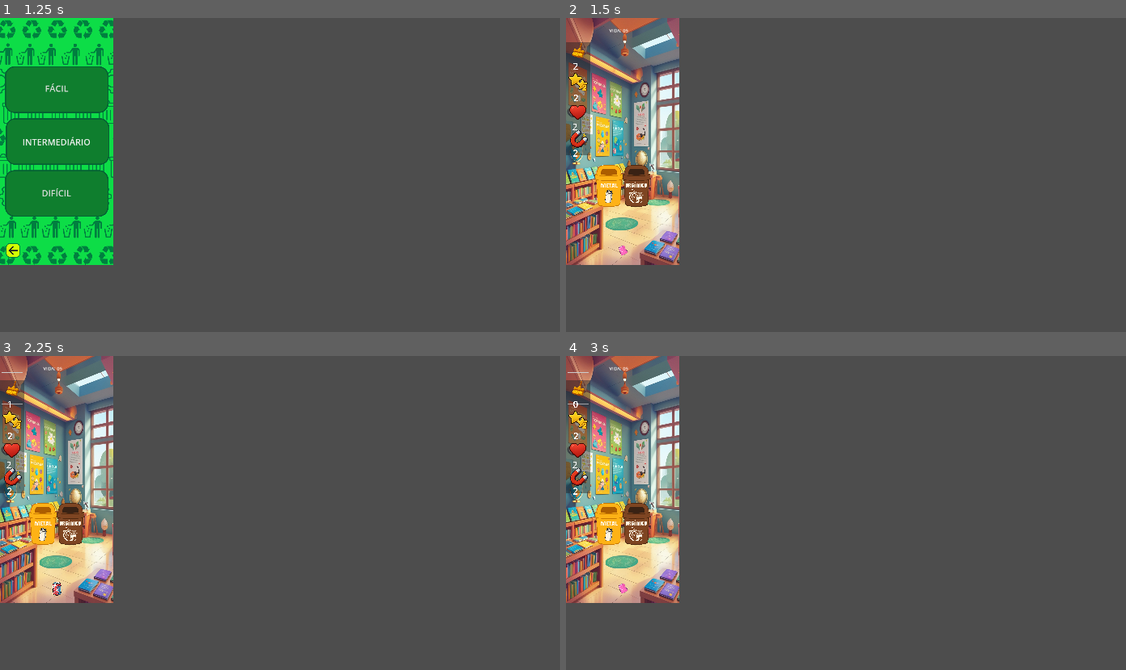
Above: before the commit, frames 1-4 (two rows, left to right).
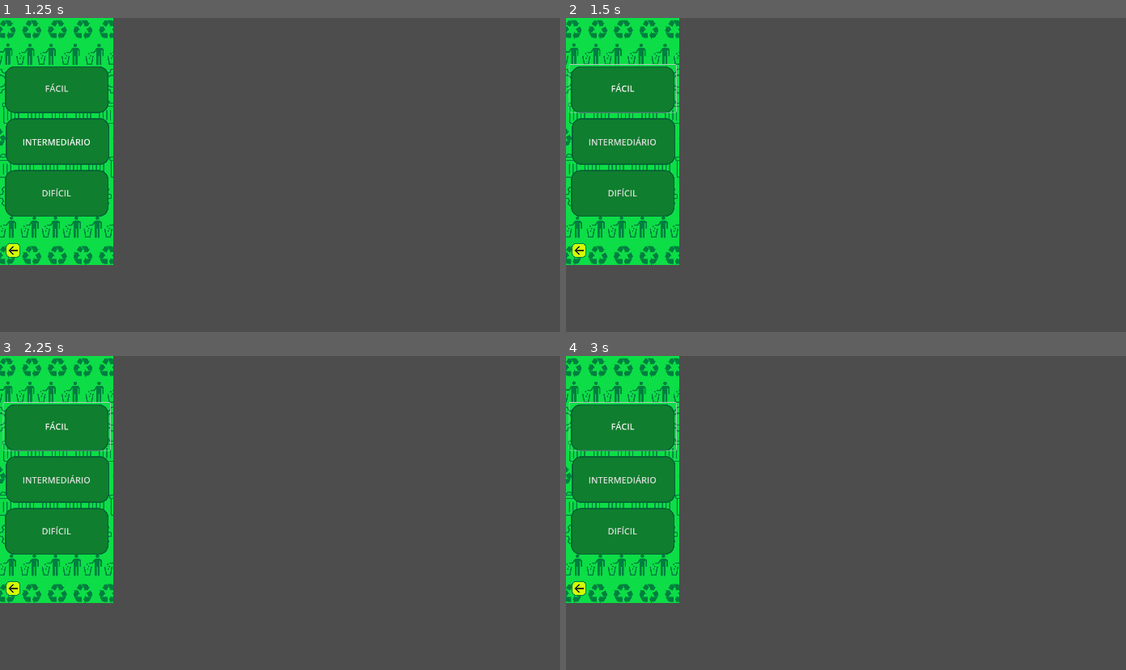
Above: after the commit, the same moments.

Repository: Liperasz/pi-missao-reciclavel
Game: Godot game, scene res://scenes/interface/tela_inicial.tscn
Two runs of this game, one before a commit and one after it. Both use one fixed random seed, a clock stepped at 60 frames per second and the inputs below.
Inputs (mouse positions are in pixels of both pictures, inside the frame that each line leads up to):
- Up to frame 1 (1.25 s): click (56, 137) at 0.5 s
- Up to frame 2 (1.5 s): click "FÁCIL" at 1.25 s
- Up to frame 3 (2.25 s): click (11, 387) at 2 s, where only the run before the commit has a clickable "2"
- Up to frame 4 (3 s): click (577, 387) at 2.75 s, where only the run before the commit has a clickable "1"

Frame 1 is identical in both runs. In frame 2, 16% of the frame differs, in the area x 0-21%, y 0-79%; in frame 3, 16%; in frame 4, 16%.

Commit message:
adicionando botao de voltar para o menu principal

Diff:
--- a/scenes/interface/score_screen.tscn
+++ b/scenes/interface/score_screen.tscn
@@ -1,7 +1,7 @@
 [gd_scene load_steps=4 format=3 uid="uid://dnktfik5n5mhp"]
 
 [ext_resource type="Script" uid="uid://c5e4l88fnojul" path="res://scripts/ScoreScreen/score_screen.gd" id="1_gu7kj"]
-[ext_resource type="Texture2D" uid="uid://cw1n07u1c2rju" path="res://assets/interface/pontuacao/pontuacao.png" id="2_68huu"]
+[ext_resource type="Texture2D" uid="uid://ckpa6bw5rd8s6" path="res://assets/interface/pontuacao/score.png" id="2_gu7kj"]
 [ext_resource type="Texture2D" uid="uid://d3lo75fip0r05" path="res://assets/interface/pontuacao/trofeu.png" id="3_g3dih"]
 
 [node name="ScoreScreen" type="Node2D"]
@@ -11,7 +11,7 @@
 offset_right = 972.0
 offset_bottom = 2127.0
 scale = Vector2(0.4, 0.4)
-texture = ExtResource("2_68huu")
+texture = ExtResource("2_gu7kj")
 
 [node name="Trofeu" type="TextureRect" parent="."]
 offset_left = 126.0
@@ -57,4 +57,24 @@
 horizontal_alignment = 1
 vertical_alignment = 1
 
+[node name="TextureButton2" type="Button" parent="."]
+offset_left = 51.0
+offset_top = 716.0
+offset_right = 331.0
+offset_bottom = 782.0
+theme_override_colors/font_color = Color(0, 0, 0, 1)
+flat = true
+
+[node name="LabelButton" type="Label" parent="TextureButton2"]
+layout_mode = 0
+offset_left = 9.0
+offset_top = 1.0
+offset_right = 273.0
+offset_bottom = 64.0
+theme_override_colors/font_color = Color(0, 0, 0, 1)
+theme_override_font_sizes/font_size = 30
+horizontal_alignment = 1
+vertical_alignment = 1
+
 [connection signal="button_up" from="TextureButton" to="." method="_on_texture_button_button_up"]
+[connection signal="button_up" from="TextureButton2" to="." method="_on_texture_button_2_button_up"]
--- /dev/null
+++ b/scenes/level/level_com_vida.tscn
@@ -0,0 +1,28 @@
+[gd_scene load_steps=5 format=3 uid="uid://c5exf7ufoyvw2"]
+
+[ext_resource type="Script" uid="uid://if2mtxuonmc5" path="res://scripts/level/level_com_vida.gd" id="1_vsfgd"]
+[ext_resource type="PackedScene" uid="uid://dm0nv7mdhpm30" path="res://scenes/recycle_bin/recycle_bin.tscn" id="2_s7uf1"]
+[ext_resource type="PackedScene" uid="uid://cju2hkmd3d61g" path="res://scenes/trash/trash.tscn" id="3_2cs12"]
+[ext_resource type="PackedScene" uid="uid://c3hnv30m52if5" path="res://scenes/inventario/inventario_level_com_vidas.tscn" id="4_a225p"]
+
+[node name="Scene" type="Node2D"]
+script = ExtResource("1_vsfgd")
+
+[node name="Background" type="TextureRect" parent="."]
+offset_right = 972.0
+offset_bottom = 2127.0
+scale = Vector2(0.4, 0.4)
+
+[node name="Recycle_bin" parent="." instance=ExtResource("2_s7uf1")]
+
+[node name="Trash" parent="." instance=ExtResource("3_2cs12")]
+
+[node name="LabelVida" type="Label" parent="."]
+offset_left = 148.0
+offset_top = 31.0
+offset_right = 250.0
+offset_bottom = 54.0
+text = "VIDA:"
+metadata/_edit_use_anchors_ = true
+
+[node name="inventario_level_com_vidas" parent="." instance=ExtResource("4_a225p")]
--- /dev/null
+++ b/scenes/level/level_padrao.tscn
@@ -0,0 +1,17 @@
+[gd_scene load_steps=4 format=3 uid="uid://d2npnbaca7h3i"]
+
+[ext_resource type="PackedScene" uid="uid://dm0nv7mdhpm30" path="res://scenes/recycle_bin/recycle_bin.tscn" id="1_2d864"]
+[ext_resource type="Script" uid="uid://ixnc8ibqekau" path="res://scripts/level/level_padrao.gd" id="1_317n5"]
+[ext_resource type="PackedScene" uid="uid://cju2hkmd3d61g" path="res://scenes/trash/trash.tscn" id="2_317n5"]
+
+[node name="Scene" type="Node2D"]
+script = ExtResource("1_317n5")
+
+[node name="Background" type="TextureRect" parent="."]
+offset_right = 972.0
+offset_bottom = 2127.0
+scale = Vector2(0.4, 0.4)
+
+[node name="Recycle_bin" parent="." instance=ExtResource("1_2d864")]
+
+[node name="Trash" parent="." instance=ExtResource("2_317n5")]
--- /dev/null
+++ b/scenes/level/levelcomtempo.tscn
@@ -0,0 +1,31 @@
+[gd_scene load_steps=5 format=3 uid="uid://cfst6x46yaxhv"]
+
+[ext_resource type="Script" uid="uid://b5dc5diro5arx" path="res://scripts/level/levelcomtempo.gd" id="1_i44o4"]
+[ext_resource type="PackedScene" uid="uid://dm0nv7mdhpm30" path="res://scenes/recycle_bin/recycle_bin.tscn" id="2_5w1ip"]
+[ext_resource type="PackedScene" uid="uid://cju2hkmd3d61g" path="res://scenes/trash/trash.tscn" id="3_slo4h"]
+[ext_resource type="PackedScene" uid="uid://oyjy8ja3pii5" path="res://scenes/inventario/inventario_level_com_tempo.tscn" id="4_td6w4"]
+
+[node name="levelcomtempo" type="Node2D"]
+script = ExtResource("1_i44o4")
+
+[node name="Timer_do_jogo" type="Timer" parent="."]
+unique_name_in_owner = true
+autostart = true
+
+[node name="Background" type="TextureRect" parent="."]
+offset_right = 972.0
+offset_bottom = 2127.0
+scale = Vector2(0.4, 0.4)
+
+[node name="Recycle_bin" parent="." instance=ExtResource("2_5w1ip")]
+
+[node name="Trash" parent="." instance=ExtResource("3_slo4h")]
+
+[node name="LabelTempo" type="Label" parent="."]
+offset_left = 148.0
+offset_top = 31.0
+offset_right = 250.0
+offset_bottom = 54.0
+text = "TEMPO:"
+
+[node name="inventario_tempo" parent="." instance=ExtResource("4_td6w4")]
--- a/scenes/level_com_vida/level_com_vida.tscn
+++ /dev/null
@@ -1,28 +0,0 @@
-[gd_scene load_steps=5 format=3 uid="uid://c5exf7ufoyvw2"]
-
-[ext_resource type="Script" uid="uid://if2mtxuonmc5" path="res://scripts/level_com_vida/level_com_vida.gd" id="1_otpy5"]
-[ext_resource type="PackedScene" uid="uid://dm0nv7mdhpm30" path="res://scenes/recycle_bin/recycle_bin.tscn" id="2_v5e1l"]
-[ext_resource type="PackedScene" uid="uid://cju2hkmd3d61g" path="res://scenes/trash/trash.tscn" id="3_tat4g"]
-[ext_resource type="PackedScene" uid="uid://c3hnv30m52if5" path="res://scenes/inventario/inventario_level_com_vidas.tscn" id="4_cuj34"]
-
-[node name="Scene" type="Node2D"]
-script = ExtResource("1_otpy5")
-
-[node name="Background" type="TextureRect" parent="."]
-offset_right = 972.0
-offset_bottom = 2127.0
-scale = Vector2(0.4, 0.4)
-
-[node name="Recycle_bin" parent="." instance=ExtResource("2_v5e1l")]
-
-[node name="Trash" parent="." instance=ExtResource("3_tat4g")]
-
-[node name="LabelVida" type="Label" parent="."]
-offset_left = 148.0
-offset_top = 31.0
-offset_right = 250.0
-offset_bottom = 54.0
-text = "VIDA:"
-metadata/_edit_use_anchors_ = true
-
-[node name="inventario_level_com_vidas" parent="." instance=ExtResource("4_cuj34")]
--- a/scenes/levelcomtempo/levelcomtempo.tscn
+++ /dev/null
@@ -1,31 +0,0 @@
-[gd_scene load_steps=5 format=3 uid="uid://cfst6x46yaxhv"]
-
-[ext_resource type="Script" uid="uid://b5dc5diro5arx" path="res://scripts/levelcomtempo/levelcomtempo.gd" id="1_y2prq"]
-[ext_resource type="PackedScene" uid="uid://dm0nv7mdhpm30" path="res://scenes/recycle_bin/recycle_bin.tscn" id="2_lrtyt"]
-[ext_resource type="PackedScene" uid="uid://cju2hkmd3d61g" path="res://scenes/trash/trash.tscn" id="3_o1vev"]
-[ext_resource type="PackedScene" uid="uid://oyjy8ja3pii5" path="res://scenes/inventario/inventario_level_com_tempo.tscn" id="4_lrtyt"]
-
-[node name="levelcomtempo" type="Node2D"]
-script = ExtResource("1_y2prq")
-
-[node name="Timer_do_jogo" type="Timer" parent="."]
-unique_name_in_owner = true
-autostart = true
-
-[node name="Background" type="TextureRect" parent="."]
-offset_right = 972.0
-offset_bottom = 2127.0
-scale = Vector2(0.4, 0.4)
-
-[node name="Recycle_bin" parent="." instance=ExtResource("2_lrtyt")]
-
-[node name="Trash" parent="." instance=ExtResource("3_o1vev")]
-
-[node name="LabelTempo" type="Label" parent="."]
-offset_left = 148.0
-offset_top = 31.0
-offset_right = 250.0
-offset_bottom = 54.0
-text = "TEMPO:"
-
-[node name="inventario_tempo" parent="." instance=ExtResource("4_lrtyt")]
--- a/scripts/ScoreScreen/score_screen.gd
+++ b/scripts/ScoreScreen/score_screen.gd
@@ -1,13 +1,26 @@
 extends Node2D
 
-signal fechar
+signal fechar(acao: String)
 
 var estrela_textura: Texture2D = load("res://assets/powers/pontuacao.png")
+var background_padrao = load("res://assets/interface/pontuacao/score.png")
+var background_missao = load("res://assets/interface/pontuacao/pontuacao.png")
+
+@onready var background: TextureRect = get_node("Fundo")
 
 func _ready():
 
+	if global.missao_diaria:
+		background.texture = background_missao
+		$TextureButton2.visible = false
+		$TextureButton2.disabled = true
+	else:
+		background.texture = background_padrao
+		$TextureButton2.visible = true
+		$TextureButton2.disabled = false
+
 #mensagem conforme seu desenvolvimento
-	if global.estrelas == 3:
+	if global.estrelas >= 3:
 		$LabelFeedback.text = "Perfeito!"
 	elif global.estrelas == 2:
 		$LabelFeedback.text = "Muito bom!"
@@ -18,7 +31,10 @@
 
 	exibir_estrelas(global.estrelas)
 	# Texto do botão (LabelButton está dentro do TextureButton)
-	if global.estrelas >= 1:
+	if global.missao_diaria:
+		$TextureButton/LabelButton.text = "Menu Principal"
+
+	elif global.estrelas >= 1:
 		global.som_Vitoria()
 
 		$TextureButton/LabelButton.text = "Jogar fase " +str(global.player_level + 1)
@@ -27,10 +43,18 @@
 		global.som_Game_over()
 		$TextureButton/LabelButton.text = "Repetir fase " +str(global.player_level)
 
+	$TextureButton2/LabelButton.text = "Menu Principal"
+
 func _on_texture_button_button_up() -> void:
 	global.som_click()
-	emit_signal("fechar")
+	emit_signal("fechar", "continuar")
 	queue_free()
+
+func _on_texture_button_2_button_up() -> void:
+	global.som_click()
+	emit_signal("fechar", "menu")
+	queue_free()
+
 
 func exibir_estrelas(estrelas : int):
 	var espaco_label = 250/max(estrelas, 1)
--- a/scripts/interface/fase.gd
+++ b/scripts/interface/fase.gd
@@ -3,9 +3,9 @@
 func _on_jogar_button_up() -> void:
 	global.som_click()
 	if global.modo_tempo == true:
-		get_tree().change_scene_to_file("res://scenes/levelcomtempo/levelcomtempo.tscn")
+		get_tree().change_scene_to_file("res://scenes/level/levelcomtempo.tscn")
 	else:
-		get_tree().change_scene_to_file("res://scenes/level_com_vida/level_com_vida.tscn")
+		get_tree().change_scene_to_file("res://scenes/level/level_com_vida.tscn")
 
 func _on_voltar_button_up() -> void:
 	global.som_click()
--- a/scripts/interface/missoes_diarias.gd
+++ b/scripts/interface/missoes_diarias.gd
@@ -50,7 +50,8 @@
 
 # Atualiza o estado dos botões de missão (habilitar/desabilitar)
 func update_mission_buttons_state():
-	var mission_played = has_mission_been_played_today()
+	#var mission_played = has_mission_been_played_today()
+	var mission_played = false
 
 	var missao_1_button = get_node("missao1")
 	var missao_2_button = get_node("missao2")
@@ -67,9 +68,10 @@
 	if mission_played:
 		print("As missões diárias já foram completadas hoje. Volte amanhã!")
 
+	#lembrar de colocar os NOT denovo nas funções
 func _on_missao_1_button_up() -> void:
 	global.som_click()
-	if not has_mission_been_played_today():
+	if has_mission_been_played_today():
 		global.player_level = 1
 		global.multiplicador = 2
 		global.missao_diaria = true
@@ -82,7 +84,7 @@
 
 func _on_missao_2_button_up() -> void:
 	global.som_click()
-	if not has_mission_been_played_today():
+	if has_mission_been_played_today():
 		global.player_level = 2
 		global.multiplicador = 2.5
 		global.missao_diaria = true
@@ -95,7 +97,7 @@
 
 func _on_missao_3_button_up() -> void:
 	global.som_click()
-	if not has_mission_been_played_today():
+	if has_mission_been_played_today():
 		global.player_level = 4
 		global.multiplicador = 3
 		global.missao_diaria = true
@@ -115,6 +117,6 @@
 	rng.randomize()
 	var numero_aleatorio = rng.randi_range(0, 1)
 	if numero_aleatorio == 1:
-		get_tree().change_scene_to_file("res://scenes/levelcomtempo/levelcomtempo.tscn")
+		get_tree().change_scene_to_file("res://scenes/level/levelcomtempo.tscn")
 	else:
-		get_tree().change_scene_to_file("res://scenes/level_com_vida/level_com_vida.tscn")
+		get_tree().change_scene_to_file("res://scenes/level/level_com_vida.tscn")
--- a/scripts/interface/pontuacao.gd
+++ b/scripts/interface/pontuacao.gd
@@ -17,9 +17,9 @@
 	labelPontuacao.text = str(global.pontos)
 
 # Calcula o número de estrelas com base nos pontos
-# acertos maior que 80 são 3 estrelas
-# acertos maior que 50 são 2 estrelas
-# acertos maior que 5 são 1 estrela
+# acertos maior que 75% são 3 estrelas
+# acertos maior que 50% são 2 estrelas
+# acertos maior que 25% são 1 estrela
 func calcular_estrelas(pontos: int, pontuacao_maxima: int) -> int:
 	if pontuacao_maxima == 0: # Segurança para não dividir por zero
 		return 0
--- a/scripts/interface/selecionar_fase.gd
+++ b/scripts/interface/selecionar_fase.gd
@@ -13,7 +13,7 @@
 
 func _on_voltar_button_up() -> void:
 	global.som_click()
-	get_tree().change_scene_to_file("res://scenes/interface/tela_inicial.tscn")
+	get_tree().change_scene_to_file("res://scenes/interface/escolher_modo.tscn")
 
 
 func _on_fase_1_button_up() -> void:
--- /dev/null
+++ b/scripts/level/level_com_vida.gd
@@ -0,0 +1,221 @@
+extends Node2D
+
+@onready var recyble_bin_container: StaticBody2D = get_node("Recycle_bin")
+@onready var trash_container: Node2D = get_node("Trash")
+@onready var background: TextureRect = get_node("Background")
+@onready var label_vida: Label = get_node("LabelVida")
+
+var scenarios = [
+	"biblioteca",
+	"cidade",
+	"construcao",
+	"deserto",
+	"fazenda",
+	#falta 3 cenários que não consegui carregar no godot
+	"parque_diversao",
+	"praia"
+]
+
+var trash_types = [
+	"metal",
+	"organico",
+	"papel",
+	"plastico",
+	"vidro"
+]
+
+var scenario = ""
+var types_in_level = []
+
+var recycle_bin_scene = preload("res://scenes/recycle_bin/recycle_bin.tscn")
+var trash_scene = preload("res://scenes/trash/trash.tscn")
+var pontuacao_scene = preload("res://scenes/interface/pontuacao.tscn")
+var score_scene = preload("res://scenes/interface/score_screen.tscn")
+
+@onready var trash_quant: int
+@onready var recycle_bin_quant: int
+var destroyed_trash = 0
+
+# Called when the node enters the scene tree for the first time.
+func _ready() -> void:
+	global.som_Entrada()
+	choose_scenario()
+	choose_trash_types()
+	create_recycle_bins()
+	create_trash()
+	atualizar_label()
+
+# Called every frame. 'delta' is the elapsed time since the previous frame.
+func _process(delta: float) -> void:
+	atualizar_label()
+
+
+func choose_scenario() -> void:
+	scenario = scenarios.pick_random()
+	var path = "res://assets/scenarios/%s.png" % scenario
+	background.texture = load(path)
+
+func atualizar_label():
+	label_vida.text =  "VIDA: " + str("%02d" % [global.qtd_vida])
+	if global.qtd_vida <= 0:
+		global.qtd_vida = global.vidas
+		finalizou_a_fase()
+
+func choose_trash_types() -> void:
+	types_in_level = trash_types
+	types_in_level.shuffle()
+
+	if global.player_level == 1:
+		recycle_bin_quant = 2
+		trash_quant =3
+
+	elif global.player_level == 2:
+		recycle_bin_quant = 3
+		trash_quant =5
+
+	elif global.player_level == 3:
+		recycle_bin_quant = 4
+		trash_quant =7
+	else:
+		recycle_bin_quant = 4
+		trash_quant =10
+
+
+	types_in_level = types_in_level.slice(0, recycle_bin_quant)
+
+
+func create_recycle_bins() -> void:
+
+	var bin_spacing = 90
+	var bin_width = 80
+
+	var total_width = (types_in_level.size() - 1) * bin_spacing + bin_width
+
+	var start_x = (370 - total_width) / 2 + bin_width / 2
+
+	for i in types_in_level.size():
+		var type = types_in_level[i].to_upper()
+		var recycle_bin = recycle_bin_scene.instantiate()
+		recycle_bin.type = type
+
+		var x = start_x + i * bin_spacing
+		var y = 550
+
+		recycle_bin.position = Vector2(x, y)
+		recyble_bin_container.add_child(recycle_bin)
+
+func create_trash():
+	if destroyed_trash >= trash_quant:
+		print("Fase completada")
+		finalizou_a_fase()
+		return
+
+	var random_type = types_in_level.pick_random()
+	var trash = trash_scene.instantiate()
+	trash.type = random_type
+	trash.scenario = scenario
+	trash.position = Vector2(195, 800)
+	trash_container.add_child(trash)
+	print("Adicionado à cena:", trash.name)
+	print("Trash container tem %d filhos" % trash_container.get_child_count())
+	for child in trash_container.get_children():
+		print("Filho:", child.name, "Posição:", child.position, "Visível:", child.visible)
+
+
+	trash.connect("is_on_right_bin", Callable(self, "on_trash_dropped"))
+
+func on_trash_dropped(trash):
+	tocar_som(trash.type)
+	destroyed_trash += 1
+	trash.queue_free()
+
+	if destroyed_trash >= trash_quant:
+		print("destroyed_trash ", destroyed_trash)
+		print(" trash_quan ", trash_quant)
+		finalizou_a_fase()
+
+	else:
+		create_trash()
+
+func zerar_variaveis_globais():
+	global.acertos_pontuacao = 0
+	global.erros_pontuacao = 0
+	global.estrelas = 0
+	global.pontos = 0
+
+func finalizou_a_fase():
+	print("Acabou a fase", global.player_level)
+	print("Acertos", global.acertos_pontuacao)
+	print("Erros", global.erros_pontuacao)
+
+	var pontuacao = pontuacao_scene.instantiate()
+	var pontuacao_maxima = trash_quant * 10
+	pontuacao.pontuacao_maxima = pontuacao_maxima
+
+	add_child(pontuacao)
+	await pontuacao.fechar_tela_pontuacao
+
+	var score = score_scene.instantiate()
+	add_child(score)
+
+	var acao_escolhida = await score.fechar
+	zerar_variaveis_globais()
+	if global.missao_diaria == true:
+		global.missao_diaria = false
+		get_tree().change_scene_to_file("res://scenes/interface/tela_inicial.tscn")
+	else:
+		if acao_escolhida == "menu":
+			get_tree().change_scene_to_file("res://scenes/interface/selecionar_fase.tscn")
+		else:
+			get_tree().reload_current_scene()
+
+func limpar_lixo_poder():
+	#for child in trash_container.get_children():
+		#print("Filho encontrado:", child.name, "Tipo:", child)
+	if trash_container.get_child_count() > 0:
+		for child in trash_container.get_children():
+			if child is Trash:
+				print("Limpou um lixo:", child.name)
+				child.queue_free()
+				await get_tree().create_timer(0.05)
+				destroyed_trash += 1
+				global.acertos_pontuacao += 1
+				if destroyed_trash >= trash_quant:
+					#print("destroyed_trash ", destroyed_trash)
+					#print(" trash_quan ", trash_quant)
+					finalizou_a_fase()
+				else:
+					create_trash()
+				break
+
+func super_ima_poder():
+	if trash_container.get_child_count() > 0:
+		for child in trash_container.get_children():
+			if child is Trash and child.type == "metal":
+				#print("Limpou um lixo:", child.name)
+				child.queue_free()
+				await get_tree().create_timer(0.05)
+				destroyed_trash += 1
+				global.acertos_pontuacao += 1
+				if destroyed_trash >= trash_quant:
+					#print("destroyed_trash ", destroyed_trash)
+					#print(" trash_quan ", trash_quant)
+					finalizou_a_fase()
+				else:
+					create_trash()
+				break
+
+func tocar_som(random_type):
+	var tocar = AudioStreamPlayer.new()
+	var audio_path = "res://assets/song/Arrasta_%s.wav" % random_type
+	var som = load(audio_path)
+
+	if som == null:
+		push_error("Pasta não encontrada: " + audio_path)
+		return
+
+	tocar.stream = som
+	add_child(tocar)
+	tocar.play()
+	await tocar.finished
+	tocar.queue_free()
--- a/scripts/level_com_vida/level_com_vida.gd
+++ b/scripts/level/level_padrao.gd
@@ -3,7 +3,7 @@
 @onready var recyble_bin_container: StaticBody2D = get_node("Recycle_bin")
 @onready var trash_container: Node2D = get_node("Trash")
 @onready var background: TextureRect = get_node("Background")
-@onready var label_vida: Label = get_node("LabelVida")
+
 
 var scenarios = [
 	"biblioteca",
@@ -11,7 +11,6 @@
 	"construcao",
 	"deserto",
 	"fazenda",
-	#falta 3 cenários que não consegui carregar no godot
 	"parque_diversao",
 	"praia"
 ]
@@ -43,11 +42,10 @@
 	choose_trash_types()
 	create_recycle_bins()
 	create_trash()
-	atualizar_label()
 
 # Called every frame. 'delta' is the elapsed time since the previous frame.
 func _process(delta: float) -> void:
-	atualizar_label()
+	pass
 
 
 func choose_scenario() -> void:
@@ -55,11 +53,6 @@
 	var path = "res://assets/scenarios/%s.png" % scenario
 	background.texture = load(path)
 
-func atualizar_label():
-	label_vida.text =  "VIDA: " + str("%02d" % [global.qtd_vida])
-	if global.qtd_vida <= 0:
-		global.qtd_vida = global.vidas
-		finalizou_a_fase()
 
 func choose_trash_types() -> void:
 	types_in_level = trash_types
@@ -67,18 +60,18 @@
 
 	if global.player_level == 1:
 		recycle_bin_quant = 2
-		trash_quant =3
+		trash_quant = 3
 
 	elif global.player_level == 2:
 		recycle_bin_quant = 3
-		trash_quant =5
+		trash_quant = 5
 
 	elif global.player_level == 3:
 		recycle_bin_quant = 4
-		trash_quant =7
+		trash_quant = 7
 	else:
 		recycle_bin_quant = 4
-		trash_quant =10
+		trash_quant = 10
 
 
 	types_in_level = types_in_level.slice(0, recycle_bin_quant)
@@ -116,11 +109,6 @@
 	trash.scenario = scenario
 	trash.position = Vector2(195, 800)
 	trash_container.add_child(trash)
-	print("Adicionado à cena:", trash.name)
-	print("Trash container tem %d filhos" % trash_container.get_child_count())
-	for child in trash_container.get_children():
-		print("Filho:", child.name, "Posição:", child.position, "Visível:", child.visible)
-
 
 	trash.connect("is_on_right_bin", Callable(self, "on_trash_dropped"))
 
@@ -129,12 +117,11 @@
 	destroyed_trash += 1
 	trash.queue_free()
 
+	# Checa se já coletou todos os lixos necessários
 	if destroyed_trash >= trash_quant:
-		print("destroyed_trash ", destroyed_trash)
-		print(" trash_quan ", trash_quant)
 		finalizou_a_fase()
-
 	else:
+		# Se não, cria o próximo lixo
 		create_trash()
 
 func zerar_variaveis_globais():
@@ -166,41 +153,7 @@
 	else:
 		get_tree().reload_current_scene()
 
-func limpar_lixo_poder():
-	#for child in trash_container.get_children():
-		#print("Filho encontrado:", child.name, "Tipo:", child)
-	if trash_container.get_child_count() > 0:
-		for child in trash_container.get_children():
-			if child is Trash:
-				print("Limpou um lixo:", child.name)
-				child.queue_free()
-				await get_tree().create_timer(0.05)
-				destroyed_trash += 1
-				global.acertos_pontuacao += 1
-				if destroyed_trash >= trash_quant:
-					#print("destroyed_trash ", destroyed_trash)
-					#print(" trash_quan ", trash_quant)
-					finalizou_a_fase()
-				else:
-					create_trash()
-				break
 
-func super_ima_poder():
-	if trash_container.get_child_count() > 0:
-		for child in trash_container.get_children():
-			if child is Trash and child.type == "metal":
-				#print("Limpou um lixo:", child.name)
-				child.queue_free()
-				await get_tree().create_timer(0.05)
-				destroyed_trash += 1
-				global.acertos_pontuacao += 1
-				if destroyed_trash >= trash_quant:
-					#print("destroyed_trash ", destroyed_trash)
-					#print(" trash_quan ", trash_quant)
-					finalizou_a_fase()
-				else:
-					create_trash()
-				break
 
 func tocar_som(random_type):
 	var tocar = AudioStreamPlayer.new()
--- a/scripts/levelcomtempo/levelcomtempo.gd
+++ b/scripts/level/levelcomtempo.gd
@@ -6,7 +6,10 @@
 @onready var label_tempo: Label = get_node("LabelTempo")
 @onready var cronometro: Timer = get_node("%Timer_do_jogo")
 
-var tempo_em_segundos: int = 60
+var tempo_em_segundos: int = 15
+var tempo_inicial: int = tempo_em_segundos
+var tempo_medio_por_lixo: float = 2
+
 
 var scenarios = [
 	"biblioteca",
@@ -55,6 +58,12 @@
 	tempo_em_segundos -= 1
 	atualizar_label()
 
+	if tempo_em_segundos <= 0:
+		cronometro.stop()
+		for child in trash_container.get_children():
+			child.queue_free()
+		finalizou_a_fase()
+
 func atualizar_label():
 	var min = tempo_em_segundos / 60
 	var seg = tempo_em_segundos % 60
@@ -138,7 +147,14 @@
 	print("Acabou a fase")
 	print("Acertos", global.acertos_pontuacao)
 	print("Erros", global.erros_pontuacao)
+
+	var pontuacao_maxima_esperada = (tempo_inicial / tempo_medio_por_lixo) * 10
+	if pontuacao_maxima_esperada <= 0:
+		pontuacao_maxima_esperada = 10
+
 	var pontuacao = pontuacao_scene.instantiate()
+	pontuacao.pontuacao_maxima = pontuacao_maxima_esperada
+
 	add_child(pontuacao)
 	await pontuacao.fechar_tela_pontuacao
 	var score = score_scene.instantiate()
Binary file added: assets/interface/pontuacao/score.png
Not shown, added: assets/interface/pontuacao/score.png.import
Renamed: scripts/level_com_vida/level_com_vida.gd.uid -> scripts/level/level_com_vida.gd.uid
Not shown, added: scripts/level/level_padrao.gd.uid
Renamed: scripts/levelcomtempo/levelcomtempo.gd.uid -> scripts/level/levelcomtempo.gd.uid
